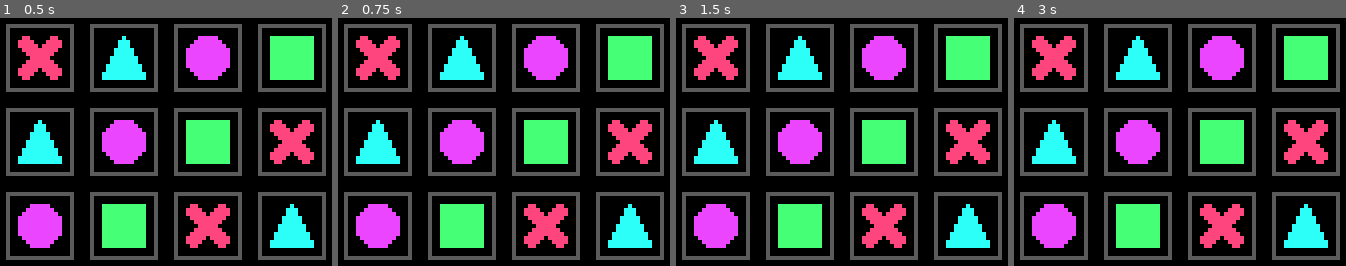
Above: before the commit, frames 1-4 (left to right).
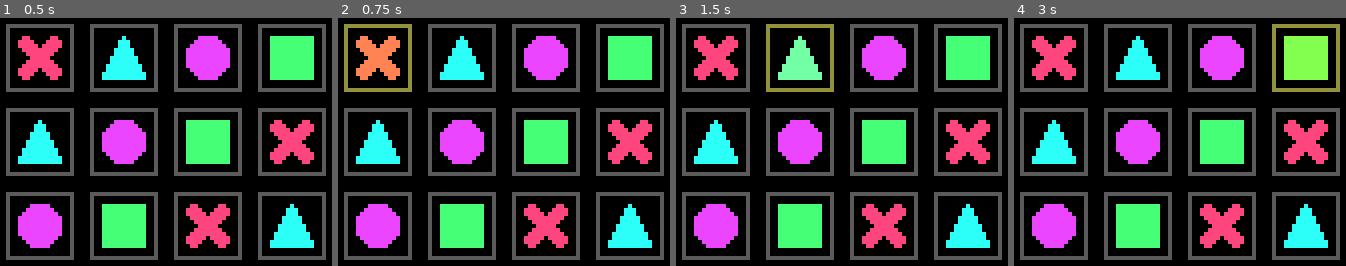
Above: after the commit, the same moments.

Repository: fedetibaldo/connection-redux
Game: Godot game, scene res://Game.tscn
Same seed, same stepped clock (60 frames per second), same inputs: the game is played once before the commit and once after it.
Inputs (mouse positions are in pixels of both pictures, inside the frame that each line leads up to):
- Up to frame 1 (0.5 s): no input
- Up to frame 2 (0.75 s): tap Enter at 0.5 s; move the mouse to (377, 57) at 0.52 s; click (377, 57) at 0.67 s
- Up to frame 3 (1.5 s): tap Space at 1.25 s; move the mouse to (798, 57) at 1.27 s; click (798, 57) at 1.42 s
- Up to frame 4 (3 s): tap Enter at 2 s; move the mouse to (1223, 57) at 2.02 s; click (1223, 57) at 2.17 s; tap Space at 2.75 s; move the mouse to (1306, 57) at 2.77 s; click (1306, 57) at 2.92 s

Frame 1 is identical in both runs. In frame 2, 2.8% of the frame differs, in the area x 1-23%, y 2-30%; in frame 3, 2.6%; in frame 4, 3.6%, in the area x 77-99%, y 2-30%.

Commit message:
Define selection constraints and draw connection

Diff:
--- a/godot/board/Board.gd
+++ b/godot/board/Board.gd
@@ -2,9 +2,76 @@
 
 class_name Board
 
+onready var connection = $Connection
+onready var fade_tween = $ConnectionFade
+var tiles_selected = []
+var coords_selected = []
+
 func initialize():
+	var index = 0
+	for child in get_slots():
+		child.initialize(_index_to_coord(index))
+		child.connect("tile_selected", self, "_on_tile_selected")
+		index += 1
+
+func get_slots():
+	var slots = []
 	for child in get_children():
-		child.initialize(self)
+		if child is Slot:
+			slots.push_back(child)
+	return slots
 
-func _on_tile_selected(tile: TileView):
-	tile.highlight()
+func _index_to_coord(index: int) -> Vector2:
+	return Vector2(index % 4, floor(index / 4))
+
+func _coord_to_index(coord: Vector2) -> int:
+	return int(coord.y * 4 + coord.x)
+
+func _is_legal_move(new_coord: Vector2) -> bool:
+	if coords_selected.size():
+		for coord in coords_selected:
+			if new_coord == coord:
+				return false
+		if new_coord.distance_to(coords_selected.back()) > 1:
+			return false
+	return true
+
+func _on_tile_selected(tile: TileView, coord: Vector2):
+	if _is_legal_move(coord):
+		# tiles and coords logic
+		tile.highlight()
+		tiles_selected.push_back(tile)
+		coords_selected.push_back(coord)
+		# connection logic
+		fade_tween.stop(connection, "modulate")
+		connection.modulate = Color.white
+		connection.add_point(
+			# Ugly code ahead
+			coord * 21 + Vector2(17/2, 17/2) + Vector2(3/2, 0),
+			connection.points.size() - 1
+		)
+
+func _unhandled_input(event: InputEvent):
+	if event is InputEventMouseButton:
+		event = event as InputEventMouseButton
+		if event.button_index == BUTTON_LEFT and not event.pressed:
+			# tiles and coords logic
+			for tile in tiles_selected:
+				tile = tile as TileView
+				tile.undo_highlight()
+			tiles_selected = []
+			coords_selected = []
+			# connection logic
+			fade_tween.interpolate_property(
+				connection, "modulate",
+				Color.white, Color.transparent, 0.2
+			)
+			fade_tween.start()
+			yield(fade_tween, "tween_completed")
+			connection.points = PoolVector2Array()
+
+func _process(_delta):
+	if connection.points.size() and Input.is_mouse_button_pressed(BUTTON_LEFT):
+		if connection.points.size() == 1:
+			connection.add_point(Vector2.ZERO)
+		connection.set_point_position(connection.points.size() - 1, to_local(get_viewport().get_mouse_position()))
--- a/godot/board/Board.tscn
+++ b/godot/board/Board.tscn
@@ -5,6 +5,12 @@
 
 [node name="Board" type="Node2D"]
 script = ExtResource( 2 )
+
+[node name="ConnectionFade" type="Tween" parent="."]
+
+[node name="Connection" type="Line2D" parent="."]
+width = 3.0
+default_color = Color( 1, 1, 0, 1 )
 
 [node name="Slot 1 1" type="Position2D" parent="."]
 script = ExtResource( 1 )
--- a/godot/board/Slot.gd
+++ b/godot/board/Slot.gd
@@ -1,15 +1,23 @@
 extends Position2D
 
+class_name Slot
+
+signal tile_selected(tile, coord);
+
 var tile_scene = preload("res://tiles/TileView.tscn")
+var slot_coord: Vector2
 
-func initialize(board: Board):
+func initialize(coord: Vector2):
+	slot_coord = coord
 	for child in get_children():
 		if child is Tile:
-			var tile = add_tile(child as Tile)
-			tile.connect("tile_selected", board, "_on_tile_selected")
+			add_tile(child as Tile)
 
-func add_tile(tile: Tile) -> TileView:
+func add_tile(tile: Tile):
 	var tile_view = tile_scene.instance()
 	add_child(tile_view)
 	tile_view.initialize(tile)
-	return tile_view
+	tile_view.connect("tile_selected", self, "_on_tile_selected")
+
+func _on_tile_selected(tile):
+	emit_signal("tile_selected", tile, slot_coord)
--- a/godot/project.godot
+++ b/godot/project.godot
@@ -24,6 +24,11 @@
 "language": "GDScript",
 "path": "res://tiles/Ex.gd"
 }, {
+"base": "Position2D",
+"class": "Slot",
+"language": "GDScript",
+"path": "res://board/Slot.gd"
+}, {
 "base": "Tile",
 "class": "Square",
 "language": "GDScript",
@@ -48,6 +53,7 @@
 "Board": "",
 "Circle": "",
 "Ex": "",
+"Slot": "",
 "Square": "",
 "Tile": "",
 "TileView": "",
--- a/godot/tiles/TileView.gd
+++ b/godot/tiles/TileView.gd
@@ -6,10 +6,11 @@
 onready var collision_area = $CollisionArea
 onready var tween = $Tween
 
-signal tile_selected;
+signal tile_selected(tile);
 
 func _ready():
 	collision_area.connect("mouse_entered", self, "_on_collision_area_mouse_enter")
+	collision_area.connect("input_event", self, "_on_collision_area_input_event")
 	material = material.duplicate()
 
 func initialize(tile: Tile):
@@ -21,7 +22,7 @@
 	# Modulate the duration based on the current state
 	var start = get_highlight_amount()
 	var stop = Vector3.ONE
-	var max_duration = .4
+	var max_duration = .2
 	var distance = start.normalized().distance_to(stop.normalized())
 	var duration = max_duration * distance
 	# Animate
@@ -38,16 +39,22 @@
 	# Modulate the duration based on the current state
 	var start = get_highlight_amount()
 	var stop = Vector3.ZERO
-	var max_duration = .4
+	var max_duration = .2
 	var distance = stop.normalized().distance_to(start.normalized())
 	var duration = max_duration * distance
 	# Animate
 	tween.interpolate_method(
 		self, "set_highlight_amount",
-		Vector3.ZERO, Vector3.ONE, .4,
+		start, stop, duration,
 		Tween.TRANS_LINEAR, Tween.EASE_IN_OUT
 	)
 	tween.start()
+
+func _on_collision_area_input_event(_viewport, event, _shape_idx):
+	if event is InputEventMouseButton:
+		event = event as InputEventMouseButton
+		if event.button_index == BUTTON_LEFT and event.pressed:
+			emit_signal("tile_selected", self)
 
 func _on_collision_area_mouse_enter():
 	if Input.is_mouse_button_pressed(BUTTON_LEFT):
--- a/godot/tiles/TileView.tscn
+++ b/godot/tiles/TileView.tscn
@@ -1,28 +1,34 @@
-[gd_scene load_steps=7 format=2]
+[gd_scene load_steps=8 format=2]
 
 [ext_resource path="res://tiles/TileView.gd" type="Script" id=1]
 [ext_resource path="res://assets/tiles/ex.png" type="Texture" id=2]
 [ext_resource path="res://assets/tiles/frame.png" type="Texture" id=3]
 [ext_resource path="res://tiles/TileHighlight.tres" type="Shader" id=4]
+[ext_resource path="res://assets/tiles/background.png" type="Texture" id=5]
 
 [sub_resource type="ShaderMaterial" id=1]
 shader = ExtResource( 4 )
 shader_param/highlight_amount = Vector3( 0, 0, 0 )
 
 [sub_resource type="RectangleShape2D" id=2]
-extents = Vector2( 8.5, 8.5 )
+extents = Vector2( 10.5, 10.5 )
 
 [node name="TileView" type="Node2D"]
 material = SubResource( 1 )
 script = ExtResource( 1 )
 
 [node name="CollisionArea" type="Area2D" parent="."]
+position = Vector2( -1, -1 )
 
 [node name="CollisionShape" type="CollisionShape2D" parent="CollisionArea"]
-position = Vector2( 8.5, 8.5 )
+position = Vector2( 9.5, 9.5 )
 shape = SubResource( 2 )
 
 [node name="Background" type="Sprite" parent="."]
+texture = ExtResource( 5 )
+centered = false
+
+[node name="Frame" type="Sprite" parent="."]
 use_parent_material = true
 texture = ExtResource( 3 )
 centered = false
Binary file added: godot/assets/tiles/background.png
Not shown, added: godot/assets/tiles/background.png.import
